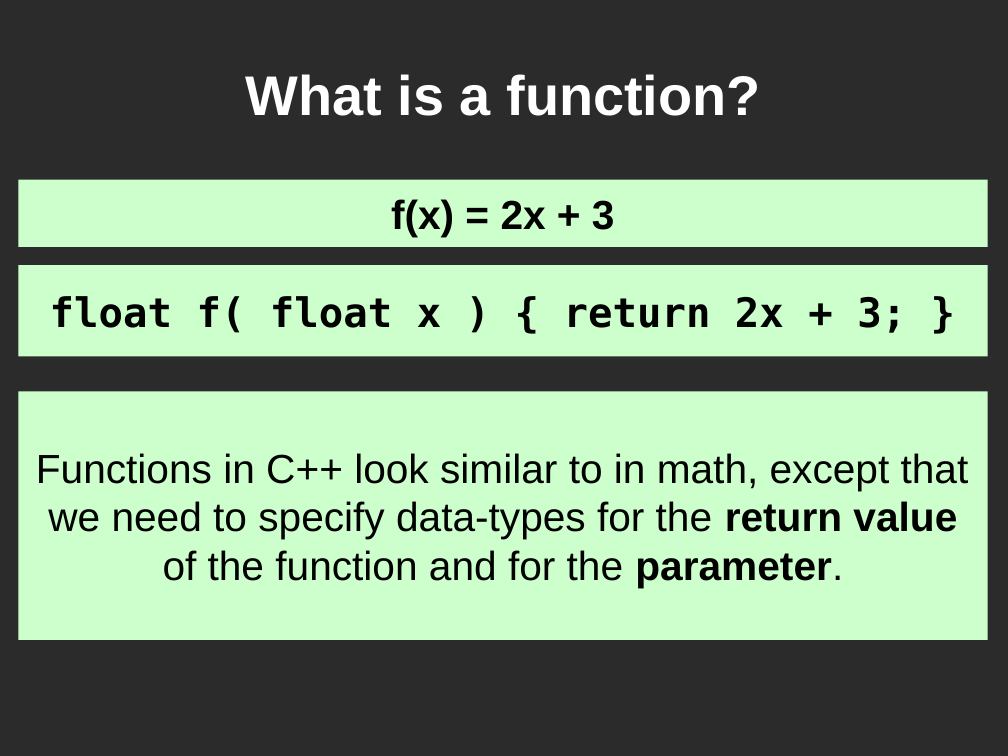
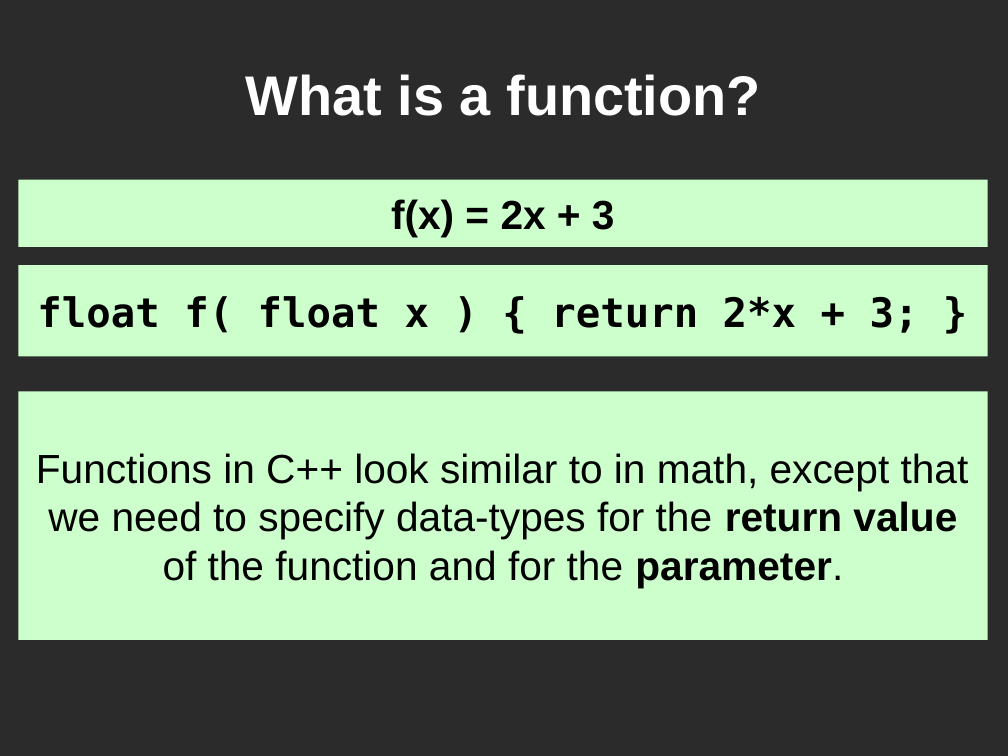
Before and after one commit to mactwist555/CPP-Course, a slide deck: slide 6 of Lecture_Slides/4 Functions/Functions.odp. Drawn at 1008x756 pixels with LibreOffice and Linux fonts; fonts in the diff are those of the drawing; background and template pictures are left out; a plain dark background stands for a picture behind light text. Boxes give left, top, right and bottom in pixels: in the first picture for what was removed or moved away, otherwise in the second. Text is boxed around its words. In the diff, an @@ line names an element or a change of style, - is before the commit and + after.

```diff
--- a/Lecture_Slides/4 Functions/Functions.odp
+++ b/Lecture_Slides/4 Functions/Functions.odp
@@ text in rectangle at (x1=37, y1=296, x2=919, y2=333): text changed @@
-float f( float x ) { return 2x + 3; }
+float f( float x ) { return 2*x + 3; }
```
Also in this commit, not shown: 2 other slides changed, 4 other files.
